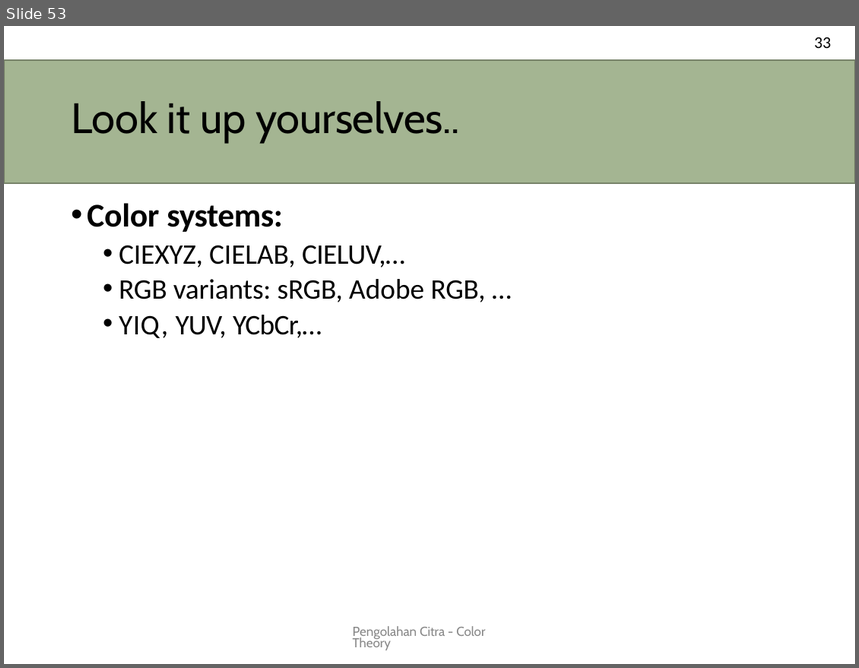
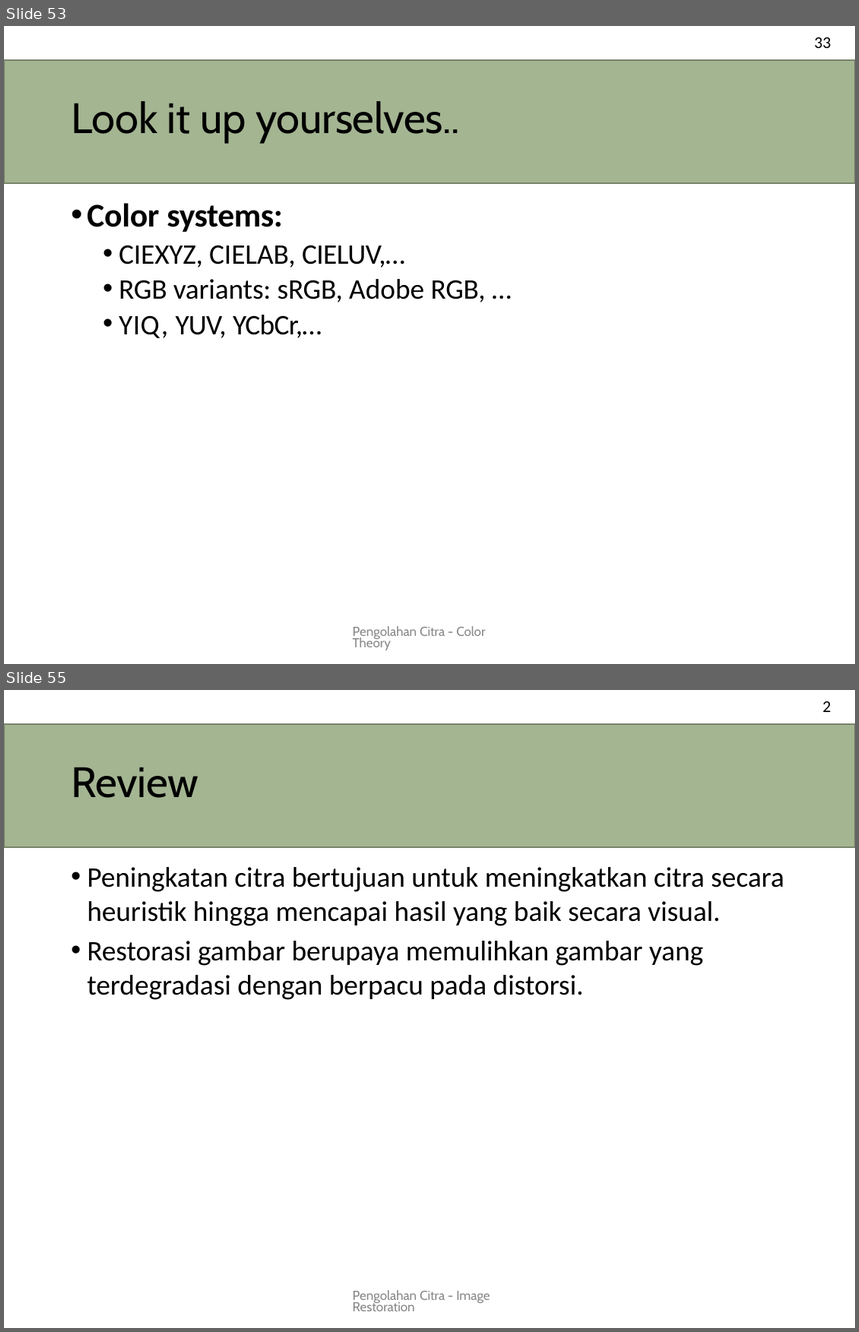
Before and after one commit to novalassalam/comvis, a slide deck: pencit.pptx. Shown one above the other, each under a label of ours: slide 53 before the commit, slides 53 and 55 after it; the slides between them are not shown. The pictures are 859x668 and 859x1332 pixels, drawn with LibreOffice and Linux fonts; fonts in the diff are those of the drawing. Boxes give left, top, right and bottom in pixels: in the first picture for what was removed or moved away, otherwise in the second. Text is boxed around its words. In the diff, an @@ line names an element or a change of style, - is before the commit and + after.

Commit message:
image restorasi

```diff
--- a/pencit.pptx
+++ b/pencit.pptx
@@ slide 55 added at (4,690,855,1328), background #FFFFFF @@
@@ text added at (823,701,831,712), 14 pt, text #000000 @@
+2
@@ title added at (4,724,855,847), fill #A4B592, outline #78846A 0.96 pt, 36 pt, text #000000 @@
+Review
@@ text added at (87,867,785,1000), 24 pt, text #000000 @@
+• Peningkatan citra bertujuan untuk meningkatkan citra secara heuristik hingga mencapai hasil yang baik secara visual.
+• Restorasi gambar berupaya memulihkan gambar yang terdegradasi dengan berpacu pada distorsi.
@@ text added at (353,1290,490,1312), 11 pt, text #888888 @@
+Pengolahan Citra - Image Restoration
```
Also in this commit, not shown: 10 other slides added.
